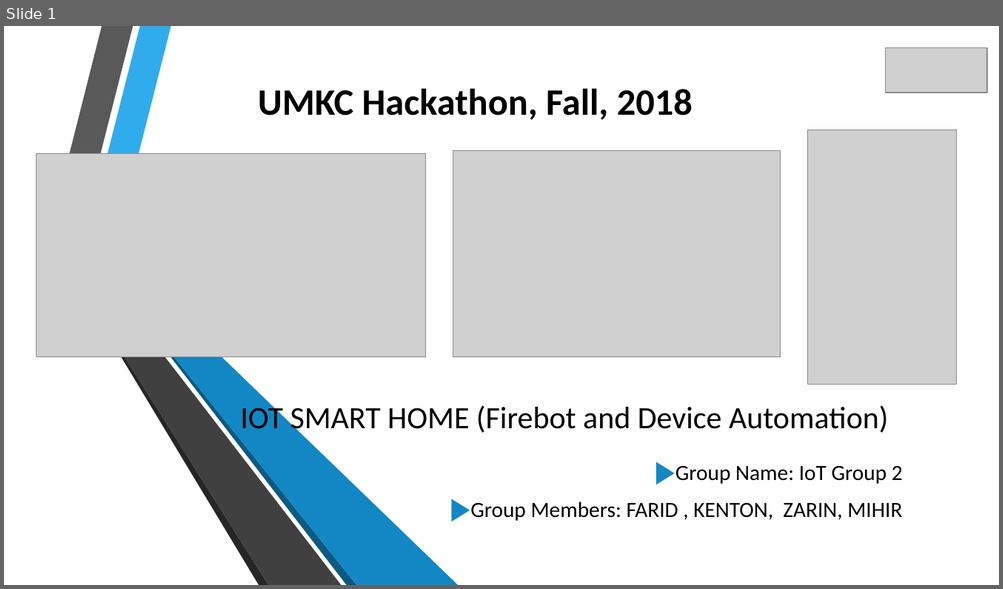
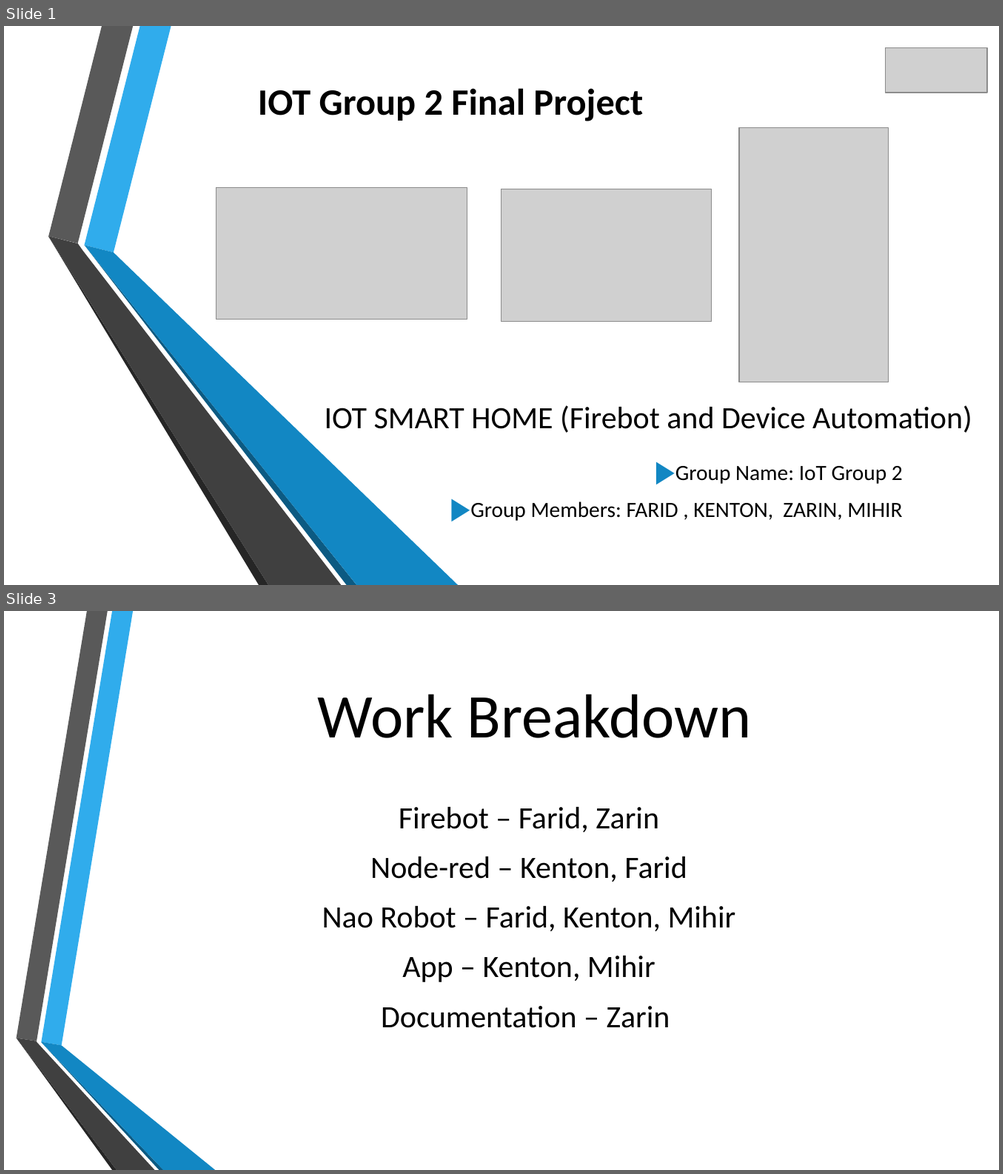
Before and after one commit to farid7666/CS5690-IoT-Robot, a slide deck: Project/Documentation/IOT-SMART-HOME-Firebot-and-Device-Automation.pptx. Shown one above the other, each under a label of ours: slide 1 before the commit, slides 1 and 3 after it; the slides between them are not shown. The pictures are 1003x589 and 1003x1174 pixels, drawn with LibreOffice and Linux fonts; fonts in the diff are those of the drawing; grey boxes stand for pictures; background and template pictures are left out. Boxes give left, top, right and bottom in pixels: in the first picture for what was removed or moved away, otherwise in the second. Text is boxed around its words. In the diff, an @@ line names an element or a change of style, - is before the commit and + after.

```diff
--- a/Project/Documentation/IOT-SMART-HOME-Firebot-and-Device-Automation.pptx
+++ b/Project/Documentation/IOT-SMART-HOME-Firebot-and-Device-Automation.pptx
@@ slide 3 added at <box>4,611,999,1170</box>, background picture (left out) @@
@@ title added at <box>318,694,751,738</box>, 60 pt, text #000000 @@
+Work Breakdown
@@ text added at <box>322,807,736,1028</box>, 30 pt, text #000000 @@
+Firebot – Farid, Zarin
+Node-red – Kenton, Farid
+Nao Robot – Farid, Kenton, Mihir
+App – Kenton, Mihir
+Documentation – Zarin
@@ group added at <box>16,611,215,1170</box>: 6 freeform shapes @@
@@ slide 1 changed as well @@
@@ text at <box>258,88,643,121</box>: text changed @@
-UMKC Hackathon, Fall, 2018
+IOT Group 2 Final Project
@@ picture: place and size @@
-picture at <box>808,130,956,384</box>
+picture at <box>739,128,888,383</box>
@@ picture: place and size @@
-picture at <box>37,153,427,358</box>
+picture at <box>216,188,466,319</box>
@@ picture: place and size @@
-picture at <box>453,150,781,358</box>
+picture at <box>502,189,711,321</box>
@@ title "IOT SMART HOME (Firebot and ..." rewrapped from <box>240,403,888,437</box> to <box>324,406,972,433</box> @@
```
Also in this commit, not shown: 1 other slide changed, 16 other slides added, 3 slides removed.
